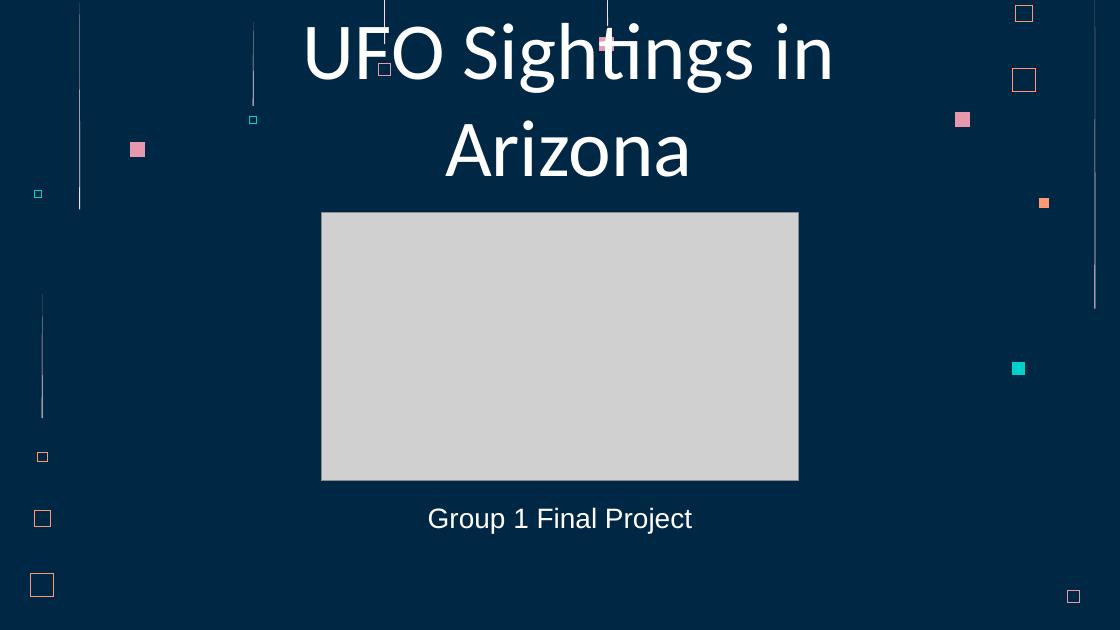
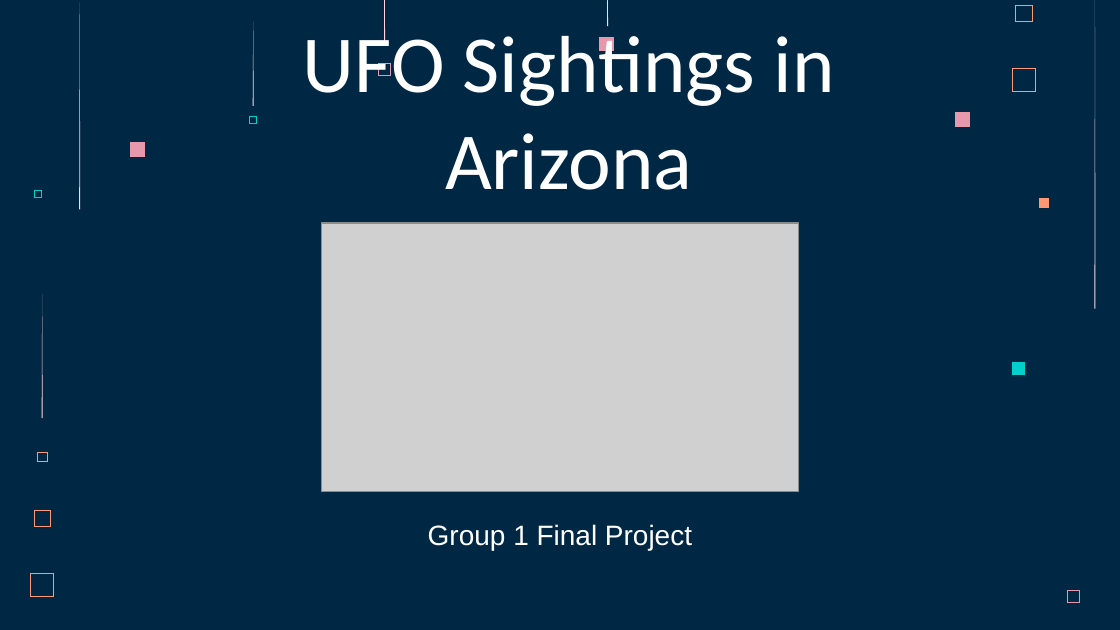
Before and after one commit to acegal1/Group1_Final_Project, a slide deck: slide 1 of _Group 1 Final Project Presentation - UFO Sightings in Arizona.pptx. Drawn at 1120x630 pixels with LibreOffice and Linux fonts; fonts in the diff are those of the drawing; grey boxes stand for pictures. Boxes give left, top, right and bottom in pixels: in the first picture for what was removed or moved away, otherwise in the second. Text is boxed around its words. In the diff, an @@ line names an element or a change of style, - is before the commit and + after.

```diff
--- a/_Group 1 Final Project Presentation - UFO Sightings in Arizona.pptx
+++ b/_Group 1 Final Project Presentation - UFO Sightings in Arizona.pptx
@@ title "UFO Sightings in Arizona": place and size @@
-title "UFO Sightings in Arizona" at (303, 11, 835, 177)
+title "UFO Sightings in Arizona" at (303, 25, 835, 190)
@@ picture: place and size @@
-picture at (321, 213, 799, 482)
+picture at (321, 223, 799, 492)
@@ subtitle "Group 1 Final Project": place and size @@
-subtitle "Group 1 Final Project" at (428, 507, 692, 533)
+subtitle "Group 1 Final Project" at (428, 524, 692, 550)
```
Also in this commit, not shown: 7 other slides changed, 7 slides added, 5 slides removed.
